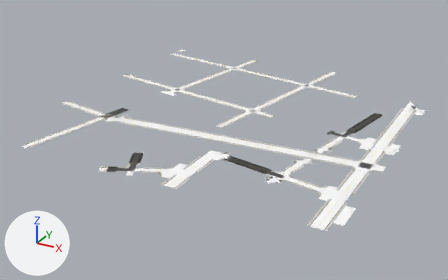
The glTF model game/assets/city/roads/roads_-2_-2.gltf: old version first, new version second.
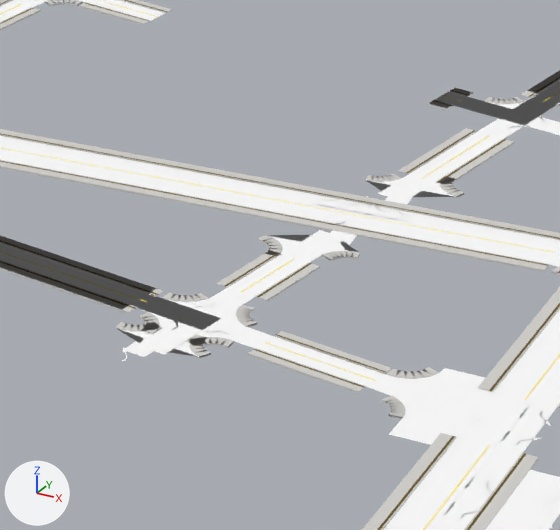
Each version is shown whole from a 50 mm camera at (-353.0, -22.0, 342.0) aimed at (-772.0, 741.0, -39.0), then close up on the part from 54% to 79% of the width and 40% to 78% of the height. Lighting does not change. The marker at lower left points along +X, +Y and +Z. The older version's two pictures come first. Objects named as collision shapes, trigger or cutter boxes, shadow casters or lower levels of detail are left out. Vertices at exactly the same position are counted once.

In view in the first close-up: 'roads_-2_-2_Road_Tactile_Strip', 'roads_-2_-2_SH_kerb', 'roads_-2_-2_SH_road_marking_white', 'roads_-2_-2_SH_road_marking_yellow', 'roads_-2_-2_SH_sidewalk', 'roads_-2_-2_SH_wet_asphalt'.
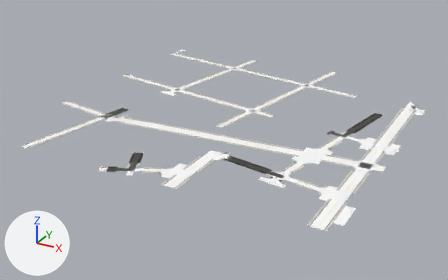
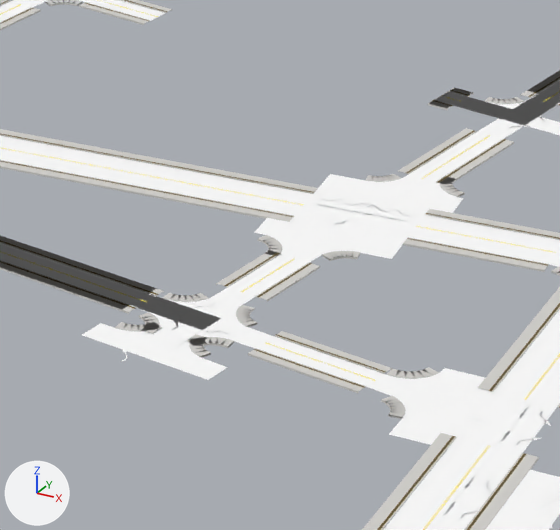
Edits to the scene script, one JSON object a line:
```json
{"block": "me_roads__2__2_road_tactile_strip", "where": "# used by ob_roads__2__2_road_tactile_strip; location = (0.0, 0.0, 0.0)"}
{"op": "remove", "block": "me_roads__2__2_road_tactile_strip", "code": "me_roads__2__2_road_tactile_strip.from_pydata(...)  # 1980 vertices, 1848 faces; spans x -1029.0..-511.0, y 505.0..1031.0, z 0.0"}
{"op": "add", "block": "me_roads__2__2_road_tactile_strip", "code": "me_roads__2__2_road_tactile_strip.from_pydata(...)  # 1964 vertices, 1828 faces; spans x -1029.0..-511.0, y 505.0..1031.0, z 0.0"}
{"block": "me_roads__2__2_road_tactile_strip", "change": "me_roads__2__2_road_tactile_strip part 1"}
{"block": "me_roads__2__2_road_tactile_strip", "change": "16 vertices are removed from x -614.0..-595.0, y 664.0..682.0, z 0.0"}
{"block": "me_roads__2__2_road_tactile_strip", "change": "20 faces are deleted"}
{"block": "me_roads__2__2_sh_sidewalk", "where": "# used by ob_roads__2__2_sh_sidewalk; location = (0.0, 0.0, 0.0)"}
{"op": "remove", "block": "me_roads__2__2_sh_sidewalk", "code": "me_roads__2__2_sh_sidewalk.from_pydata(...)  # 5290 vertices, 6016 faces; spans x -1031.0..-509.0, y 503.0..1031.0, z 0.0"}
{"op": "add", "block": "me_roads__2__2_sh_sidewalk", "code": "me_roads__2__2_sh_sidewalk.from_pydata(...)  # 5266 vertices, 5976 faces; spans x -1031.0..-509.0, y 503.0..1031.0, z 0.0"}
{"block": "me_roads__2__2_sh_sidewalk", "change": "me_roads__2__2_sh_sidewalk part 2"}
{"block": "me_roads__2__2_sh_sidewalk", "change": "24 vertices are removed from x -614.0..-594.0, y 661.0..685.0, z 0.0"}
{"block": "me_roads__2__2_sh_sidewalk", "change": "40 faces are deleted"}
{"block": "me_roads__2__2_sh_wet_asphalt", "where": "# used by ob_roads__2__2_sh_wet_asphalt; location = (0.0, 0.0, 0.0)"}
{"op": "remove", "block": "me_roads__2__2_sh_wet_asphalt", "code": "me_roads__2__2_sh_wet_asphalt.from_pydata(...)  # 13783 vertices, 24456 faces; spans x -1030.0..-509.0, y 506.0..1030.0, z 0.0"}
{"op": "add", "block": "me_roads__2__2_sh_wet_asphalt", "code": "me_roads__2__2_sh_wet_asphalt.from_pydata(...)  # 13779 vertices, 24452 faces; spans x -1030.0..-509.0, y 506.0..1030.0, z 0.0"}
{"block": "me_roads__2__2_sh_wet_asphalt", "change": "me_roads__2__2_sh_wet_asphalt part 3: 29 vertices moved from x -617.0..-589.0, y 651.0..696.0, z 0.0 to x -625.0..-584.0, y 651.0..696.0, z 0.0; 2 vertices removed from x -605.0..-598.0, y 667.0..680.0, z 0.0; 2 vertices added at x -593.0..-586.0, y 668.0..696.0, z 0.0"}
{"block": "me_roads__2__2_sh_wet_asphalt", "change": "me_roads__2__2_sh_wet_asphalt part 4: 15 vertices moved from x -630.0..-611.0, y 576.0..586.0, z 0.0 to x -637.0..-602.0, y 573.0..587.0, z 0.0; 2 vertices removed from x -624.0..-618.0, y 584.0..585.0, z 0.0; 2 vertices added at x -636.0..-600.0, y 581.0..587.0, z 0.0"}
{"block": "me_roads__2__2_sh_wet_asphalt", "change": "other edits to the shape of me_roads__2__2_sh_wet_asphalt do not show in these pictures"}
```

Pixel boxes [x1, y1, x2, y2] of what changed, in the close-ups (560 x 530 px; the box of a moved part takes in the faces that stretch with it):
```json
{"part": 1, "of": "me_roads__2__2_road_tactile_strip", "change": "deleted", "before": [294, 192, 426, 239]}
{"part": 2, "of": "me_roads__2__2_sh_sidewalk", "change": "deleted", "before": [289, 188, 429, 245]}
{"part": 3, "of": "me_roads__2__2_sh_wet_asphalt", "change": "moved or reshaped", "before": [269, 181, 448, 252], "after": [254, 174, 463, 259]}
{"part": 4, "of": "me_roads__2__2_sh_wet_asphalt", "change": "moved or reshaped", "before": [116, 328, 185, 357], "after": [82, 323, 227, 380]}
```
